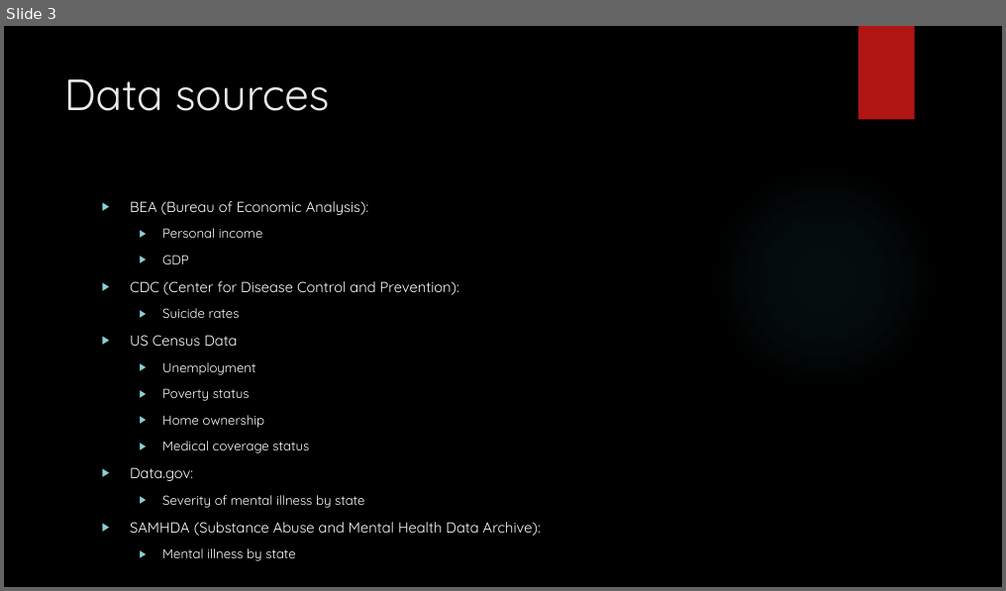
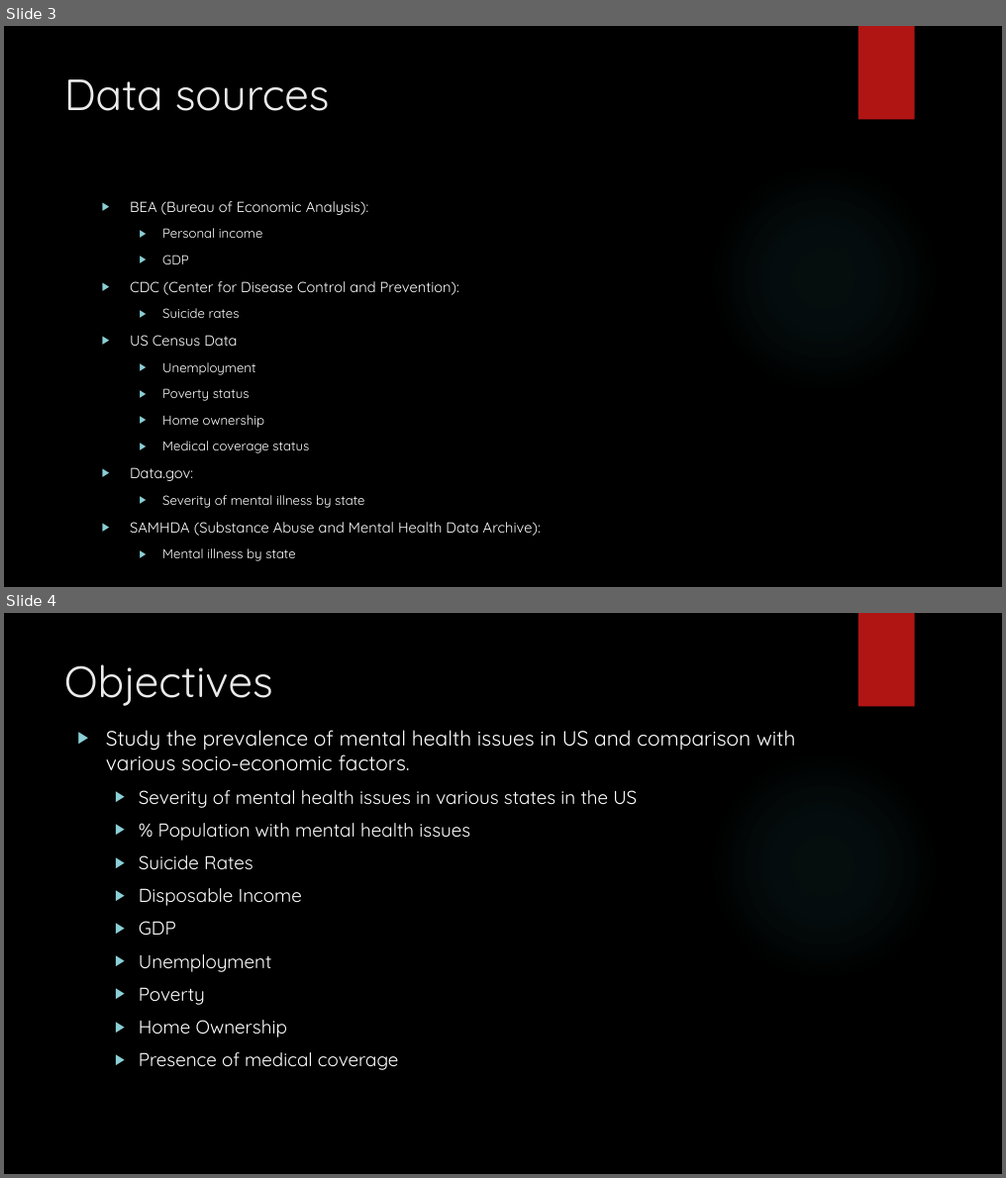
Before and after one commit to brian-e-haley/Mental_health_US, a slide deck: Output/MentalHealth_in_the_US.pptx. Shown one above the other, each under a label of ours: slide 3 before the commit, slides 3 and 4 after it. The pictures are 1006x591 and 1006x1178 pixels, drawn with LibreOffice and Linux fonts; fonts in the diff are those of the drawing; background and template pictures are left out. Boxes give left, top, right and bottom in pixels: in the first picture for what was removed or moved away, otherwise in the second. Text is boxed around its words. In the diff, an @@ line names an element or a change of style, - is before the commit and + after.

```diff
--- a/Output/MentalHealth_in_the_US.pptx
+++ b/Output/MentalHealth_in_the_US.pptx
@@ slide 4 added at (4,613,1002,1174), background picture (left out); not listed: 2 template elements that a slide beside it also shows @@
@@ title added at (64,664,273,706), 42 pt, text #EBEBEB @@
+Objectives
@@ text added at (106,730,795,1070), 18 pt, text #FFFFFF @@
+▶ Study the prevalence of mental health issues in US and comparison with various socio-economic factors.
+  ▶ Severity of mental health issues in various states in the US
+  ▶ % Population with mental health issues
+  ▶ Suicide Rates
+  ▶ Disposable Income
+  ▶ GDP
+  ▶ Unemployment
+  ▶ Poverty
+  ▶ Home Ownership
+  ▶ Presence of medical coverage
```
Also in this commit, not shown: 4 other slides added.
